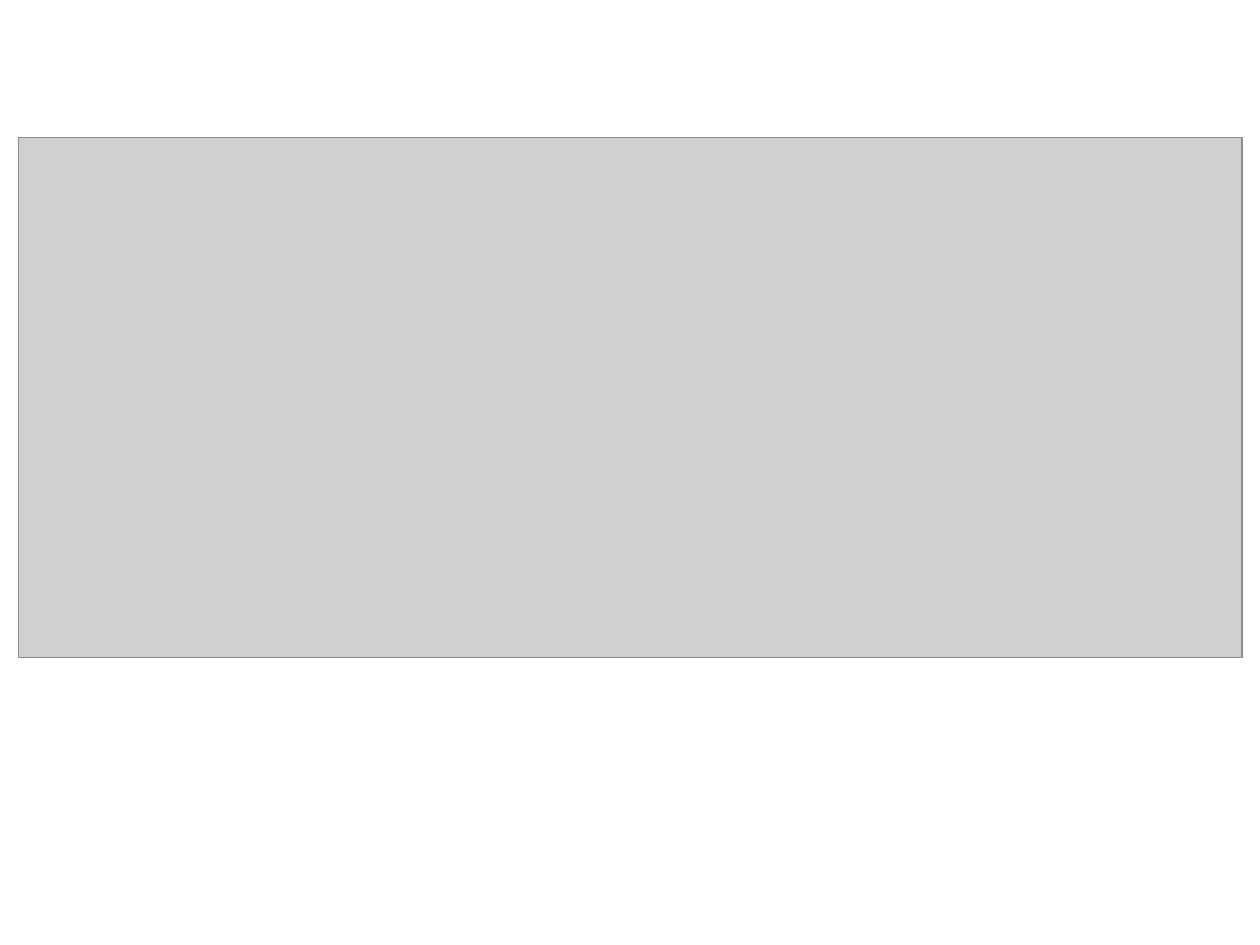
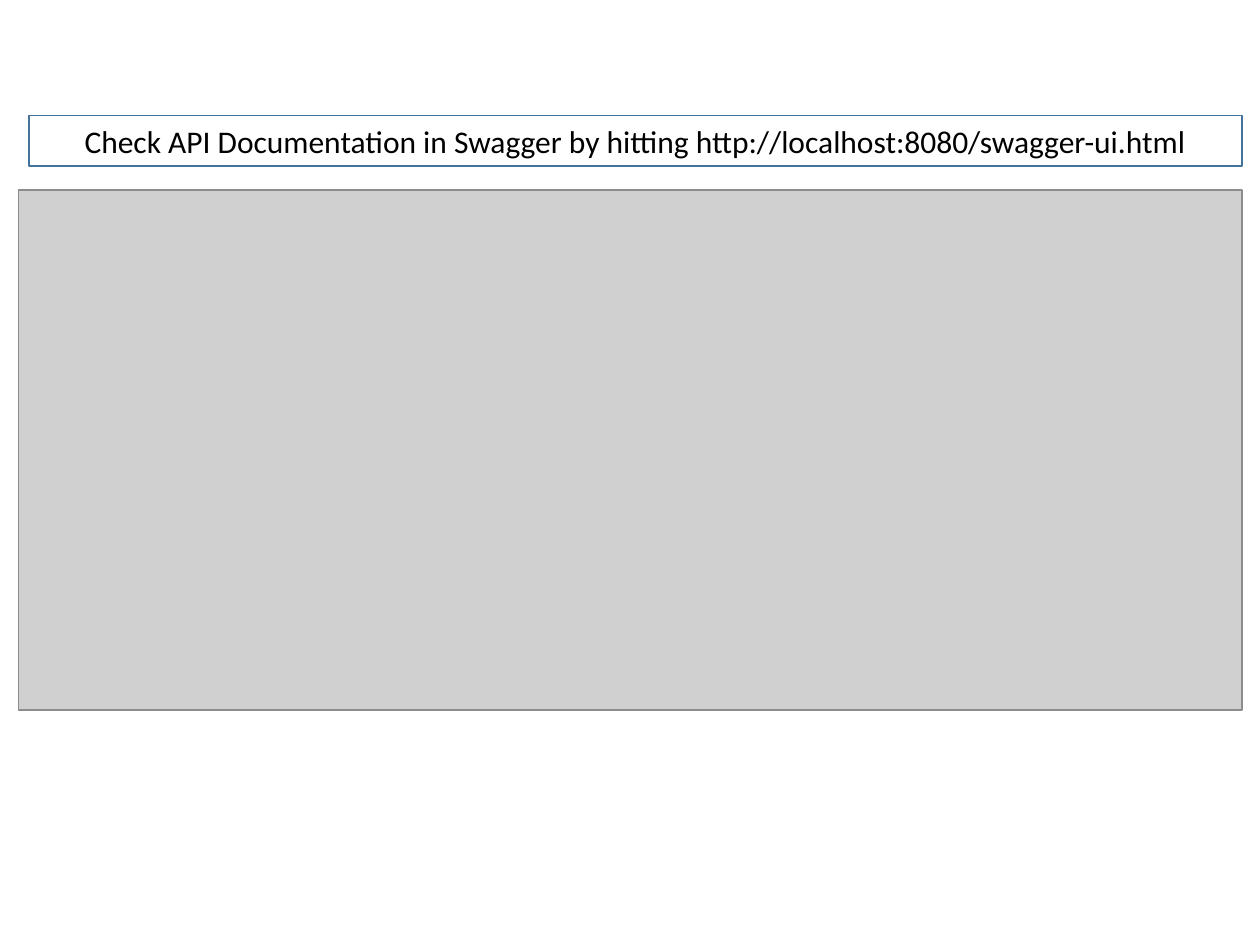
Before and after one commit to vishalrangras/spring-boot-sample, a slide deck: slide 79 of Developing with Spring Boot.pptx. Drawn at 1260x945 pixels with LibreOffice and Linux fonts; fonts in the diff are those of the drawing; grey boxes stand for pictures; background and template pictures are left out. Boxes give left, top, right and bottom in pixels: in the first picture for what was removed or moved away, otherwise in the second. Text is boxed around its words. In the diff, an @@ line names an element or a change of style, - is before the commit and + after.

```diff
--- a/Developing with Spring Boot.pptx
+++ b/Developing with Spring Boot.pptx
@@ rectangle added at [29,116,1242,166], outline #43739E 1 pt, 18 pt, text #000000 @@
+Check API Documentation in Swagger by hitting http://localhost:8080/swagger-ui.html
@@ picture: place and size @@
-picture at [19,137,1242,658]
+picture at [19,190,1242,711]
```
Also in this commit, not shown: 9 slides added.
